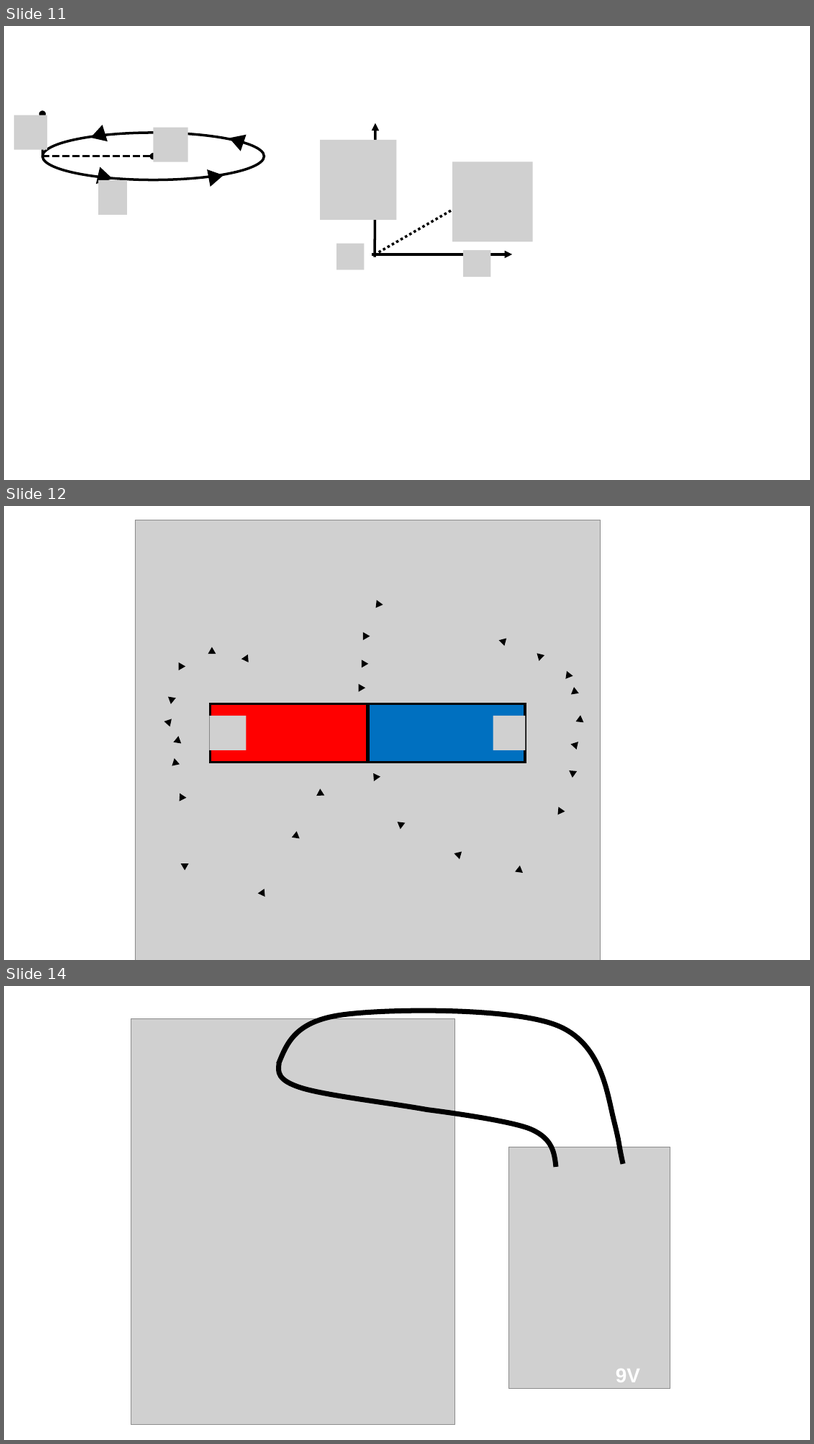
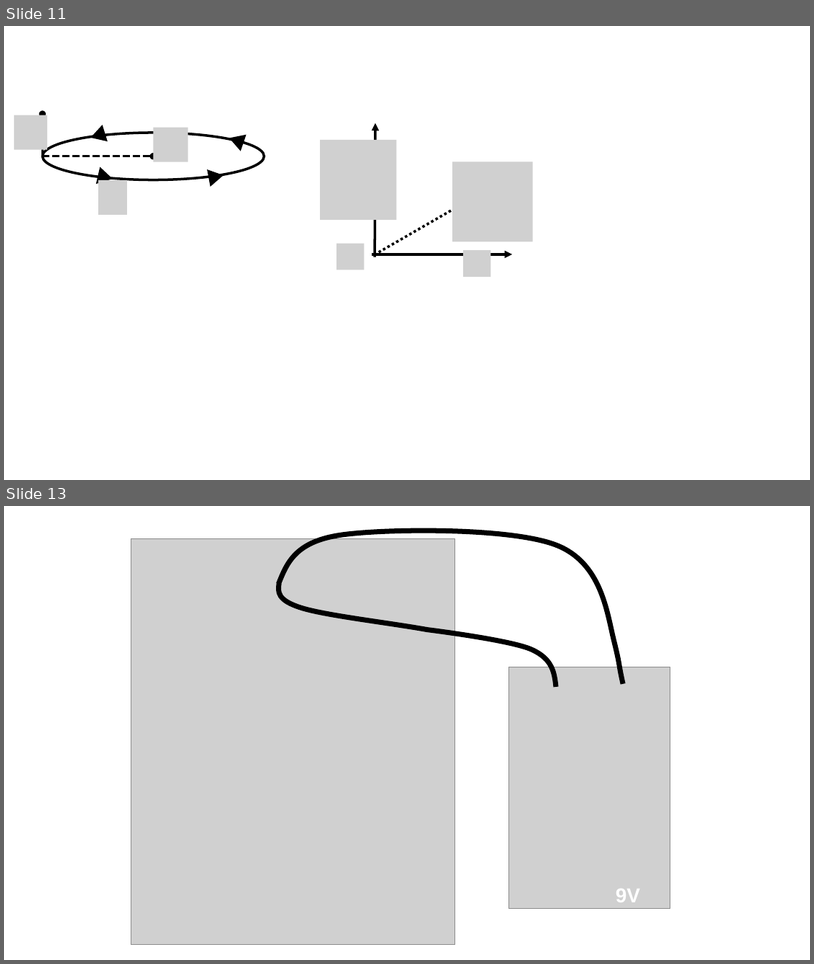
Before and after one commit to OSTP/PhysicsArtofModelling, a slide deck: tex/figures/MagneticSource/Figures.pptx. Shown one above the other, each under a label of ours: slides 11, 12 and 14 before the commit, slides 11 and 13 after it; the slides between them are not shown. The pictures are 814x1444 and 814x964 pixels, drawn with LibreOffice and Linux fonts; fonts in the diff are those of the drawing; grey boxes stand for pictures. Boxes give left, top, right and bottom in pixels: in the first picture for what was removed or moved away, otherwise in the second. Text is boxed around its words. In the diff, an @@ line names an element or a change of style, - is before the commit and + after.

```diff
--- a/tex/figures/MagneticSource/Figures.pptx
+++ b/tex/figures/MagneticSource/Figures.pptx
@@ slide 12 removed at [4, 506, 810, 960], background #FFFFFF @@
@@ picture removed at [135, 520, 600, 960] @@
@@ triangle removed at [378, 602, 381, 606] @@
@@ triangle removed at [365, 634, 368, 638] @@
@@ triangle removed at [211, 649, 214, 652] @@
@@ triangle removed at [244, 656, 249, 660] @@
@@ triangle removed at [502, 640, 506, 644] @@
@@ triangle removed at [538, 655, 543, 659] @@
@@ triangle removed at [178, 664, 183, 668] @@
@@ triangle removed at [363, 662, 366, 665] @@
@@ triangle removed at [566, 673, 571, 678] @@
@@ triangle removed at [170, 697, 174, 702] @@
@@ triangle removed at [360, 686, 363, 690] @@
@@ triangle removed at [572, 690, 577, 695] @@
@@ triangle removed at [166, 720, 170, 724] @@
@@ picture removed at [210, 716, 247, 750] @@
@@ rectangle removed at [211, 704, 368, 762] @@
@@ rectangle removed at [368, 704, 525, 762] @@
@@ picture removed at [494, 716, 525, 750] @@
@@ triangle removed at [578, 718, 582, 722] @@
@@ triangle removed at [175, 738, 180, 743] @@
@@ triangle removed at [574, 743, 577, 746] @@
@@ triangle removed at [173, 760, 178, 765] @@
@@ triangle removed at [375, 775, 378, 779] @@
@@ triangle removed at [571, 770, 575, 775] @@
@@ triangle removed at [180, 795, 184, 800] @@
@@ triangle removed at [319, 790, 323, 795] @@
@@ triangle removed at [399, 821, 404, 826] @@
@@ triangle removed at [558, 808, 563, 813] @@
@@ triangle removed at [294, 834, 299, 839] @@
@@ triangle removed at [183, 865, 187, 867] @@
@@ triangle removed at [457, 852, 461, 857] @@
@@ triangle removed at [518, 867, 522, 871] @@
@@ triangle removed at [260, 890, 265, 895] @@
@@ what was slide 14 is now slide 13 @@
```
Also in this commit, not shown: 1 slide changed, 2 slides added, 1 other slide removed, 6 other files.
